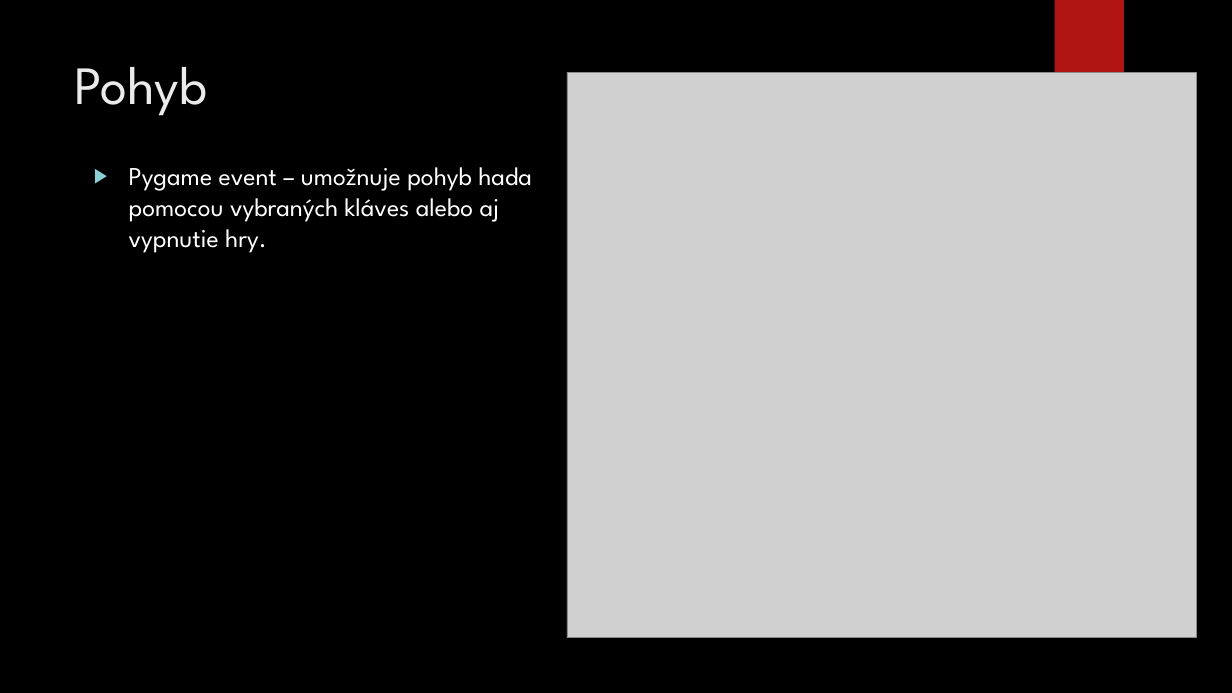
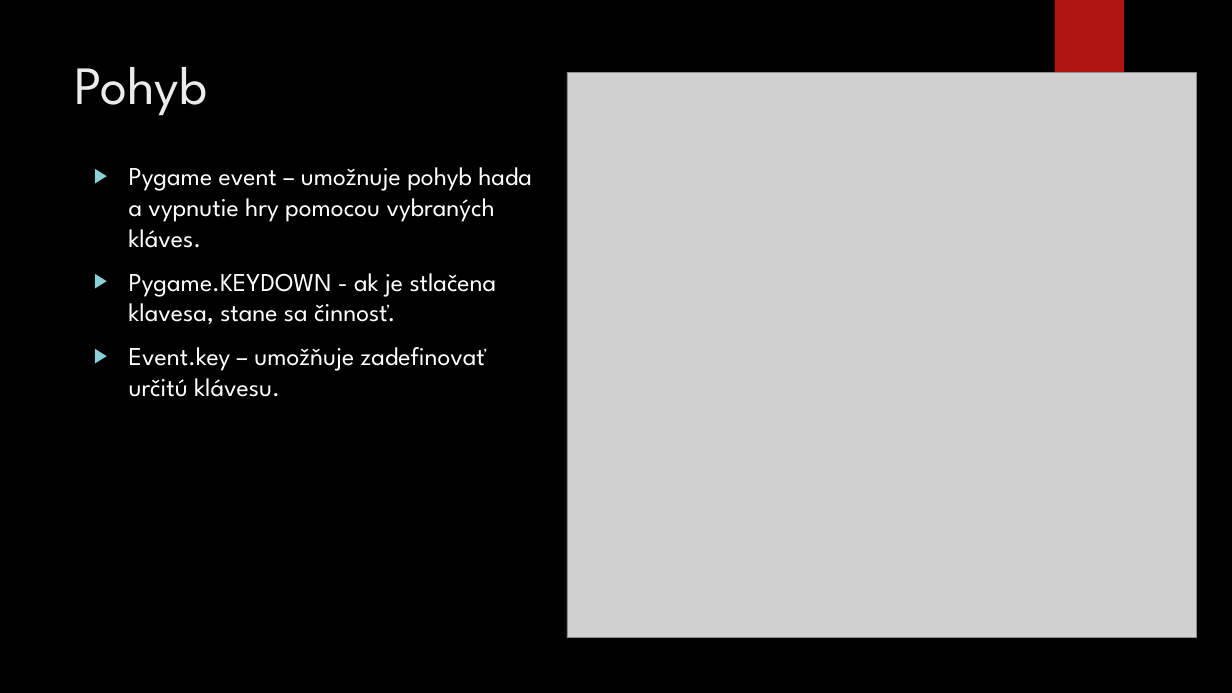
Before and after one commit to AdamMikula/PI1, a slide deck: slide 2 of Snake/Hungry Snake.pptx. Drawn at 1232x693 pixels with LibreOffice and Linux fonts; fonts in the diff are those of the drawing; grey boxes stand for pictures; background and template pictures are left out. Boxes give left, top, right and bottom in pixels: in the first picture for what was removed or moved away, otherwise in the second. Text is boxed around its words. In the diff, an @@ line names an element or a change of style, - is before the commit and + after.

```diff
--- a/Snake/Hungry Snake.pptx
+++ b/Snake/Hungry Snake.pptx
@@ text at bbox=[129, 167, 532, 397]: text changed @@
-▶ Pygame event – umožnuje pohyb hada pomocou vybraných kláves alebo aj vypnutie hry.
+▶ Pygame event – umožnuje pohyb hada a vypnutie hry pomocou vybraných kláves.
+▶ Pygame.KEYDOWN - ak je stlačena klavesa, stane sa činnosť.
+▶ Event.key – umožňuje zadefinovať určitú klávesu.
```
Also in this commit, not shown: 2 other slides changed, 1 slide added.
